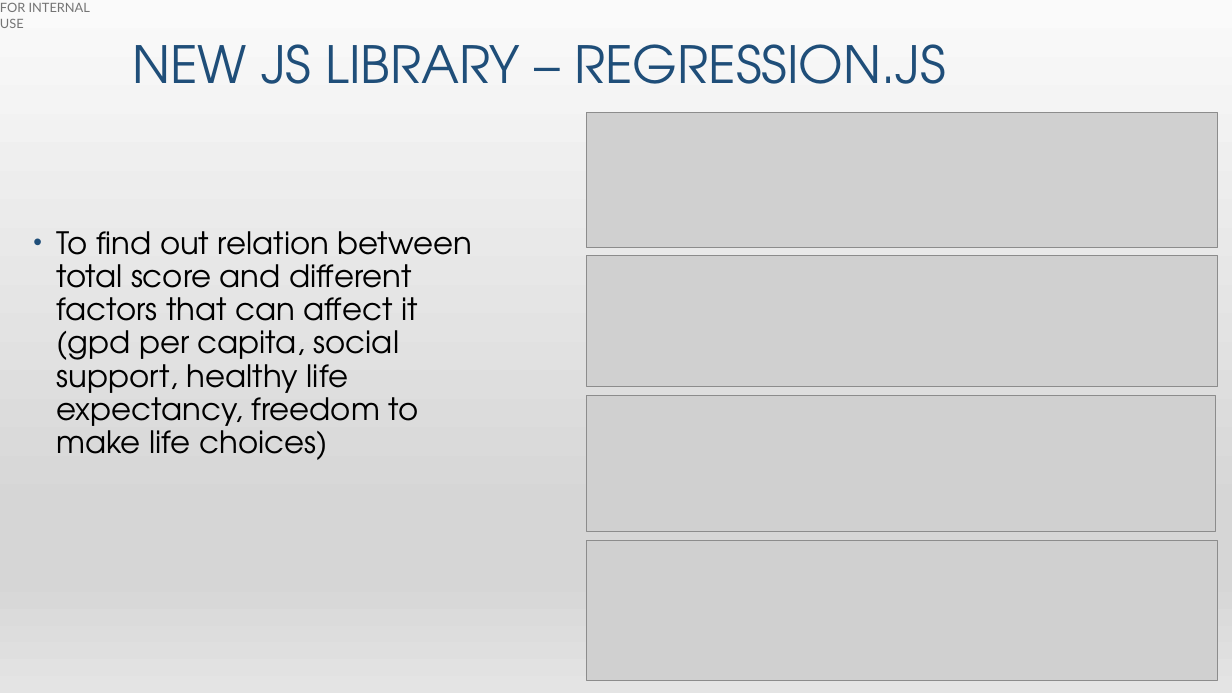
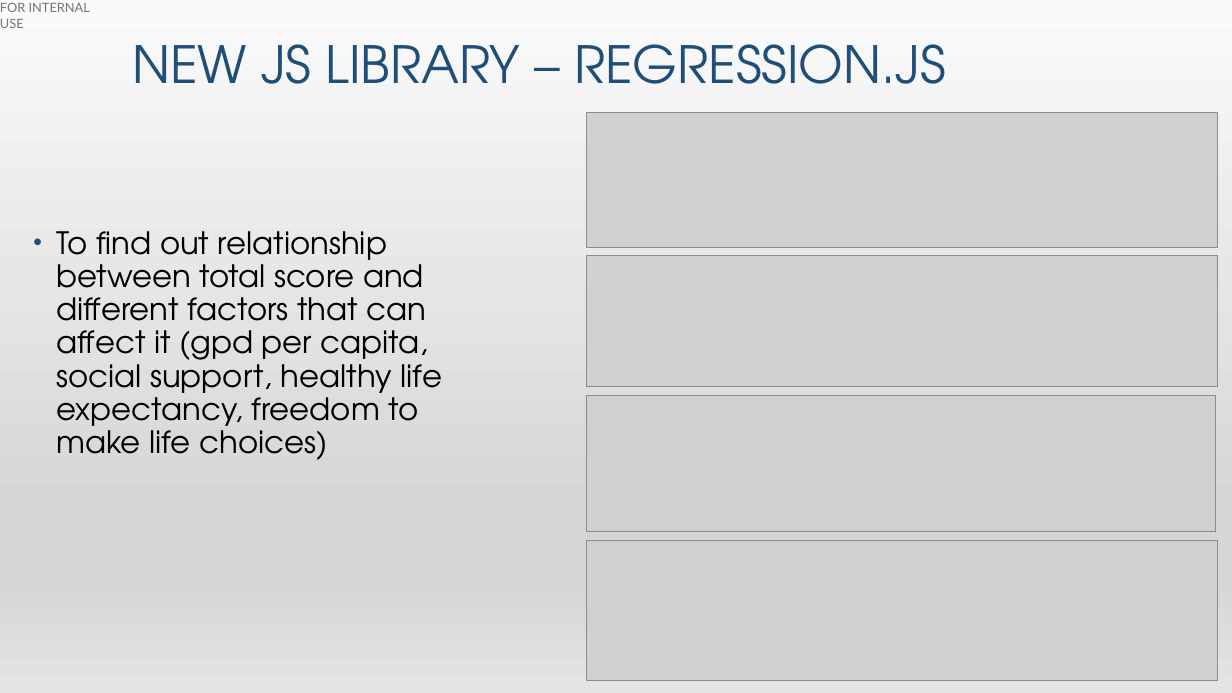
Before and after one commit to SNNandhini/Project-3-World_Happiness, a slide deck: slide 9 of World_happiness_presentation.pptx. Drawn at 1232x693 pixels with LibreOffice and Linux fonts; fonts in the diff are those of the drawing; grey boxes stand for pictures. Boxes give left, top, right and bottom in pixels: in the first picture for what was removed or moved away, otherwise in the second. Text is boxed around its words. In the diff, an @@ line names an element or a change of style, - is before the commit and + after.

```diff
--- a/World_happiness_presentation.pptx
+++ b/World_happiness_presentation.pptx
@@ text at [56, 231, 442, 460]: text changed @@
-• To find out relation between total score and different factors that can affect it (gpd per capita, social support, healthy life expectancy, freedom to make life choices)
+• To find out relationship between total score and different factors that can affect it (gpd per capita, social support, healthy life expectancy, freedom to make life choices)
```
Also in this commit, not shown: 3 other slides changed, 1 other file.
